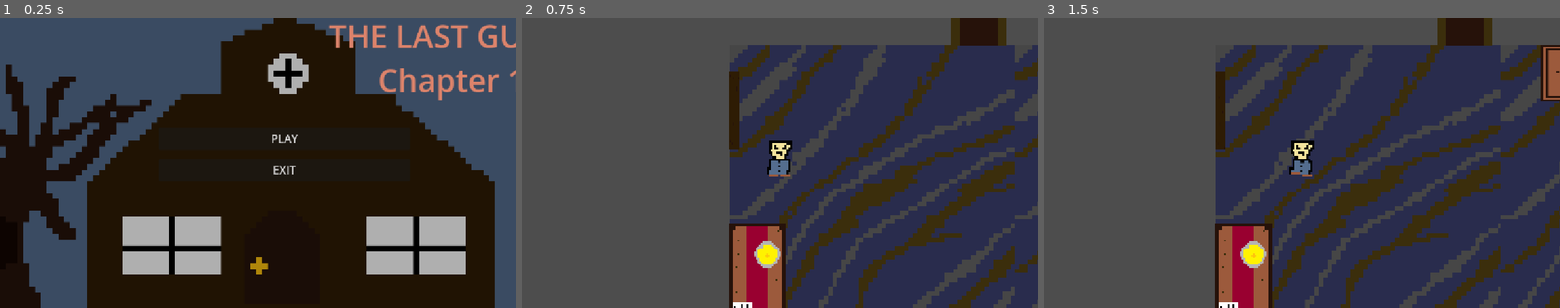
Above: before the commit, frames 1-3 (left to right).
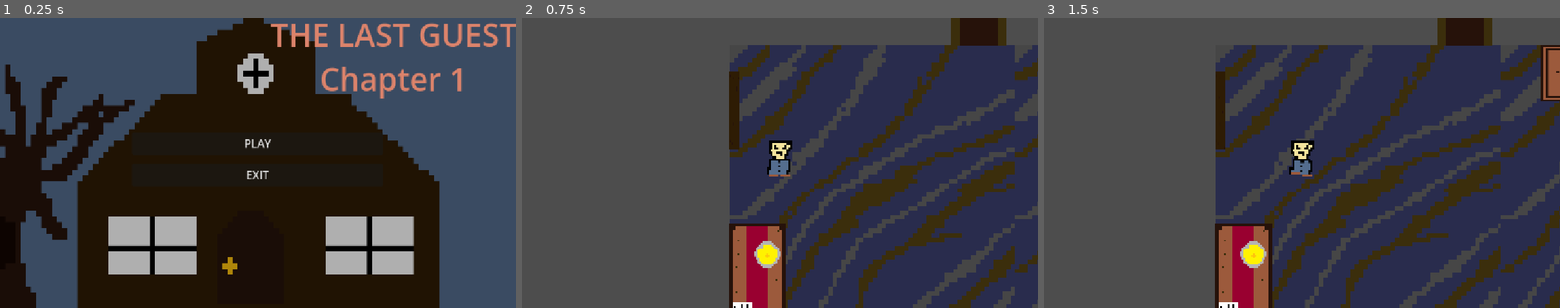
Above: after the commit, the same moments.

Repository: szilveszterbiro7/week3
Game: Godot game, scene res://Scenes/main_menu.tscn
Two runs of this game, one before a commit and one after it. Both use one fixed random seed, a clock stepped at 60 frames per second and the inputs below.
Inputs (mouse positions are in pixels of both pictures, inside the frame that each line leads up to):
- Up to frame 1 (0.25 s): no input
- Up to frame 2 (0.75 s): click "PLAY" at 0.5 s
- Up to frame 3 (1.5 s): tap Enter at 1.25 s; move the mouse to (1415, 148) at 1.27 s; hold D (right) from 1.28 s (still down); hold E (interact) from 1.28 s (still down); click (1415, 148) at 1.42 s

The runs differ from the first frame. In frame 1, 25% of the frame differs, in the area x 0-100%, y 0-100%; in frame 2, nothing differs; in frame 3, nothing differs.

Commit message:
Final update

Diff:
--- a/Scenes/main_menu.tscn
+++ b/Scenes/main_menu.tscn
@@ -14,9 +14,10 @@
 
 [node name="TextureRect" type="TextureRect" parent="." unique_id=836786013]
 layout_mode = 0
-offset_right = 1150.0
+offset_right = 1154.0
 offset_bottom = 652.0
 texture = ExtResource("2_1ehe0")
+expand_mode = 1
 
 [node name="Overlay" type="ColorRect" parent="." unique_id=599078636]
 layout_mode = 0
@@ -26,10 +27,10 @@
 
 [node name="Title" type="Label" parent="." unique_id=3271242]
 layout_mode = 0
-offset_left = 689.0
-offset_top = -8.0
-offset_right = 1329.0
-offset_bottom = 187.0
+offset_left = 559.0
+offset_top = -11.0
+offset_right = 1199.0
+offset_bottom = 184.0
 theme_override_colors/font_color = Color(0.8618314, 0.5126951, 0.41851303, 1)
 theme_override_font_sizes/font_size = 70
 text = "THE LAST GUEST
@@ -38,10 +39,10 @@
 
 [node name="MenuButtons" type="VBoxContainer" parent="." unique_id=1438929496]
 layout_mode = 0
-offset_left = 355.0
-offset_top = 245.0
-offset_right = 915.0
-offset_bottom = 375.0
+offset_left = 295.0
+offset_top = 256.0
+offset_right = 855.0
+offset_bottom = 386.0
 theme_override_constants/separation = 20
 
 [node name="Play" type="Button" parent="MenuButtons" unique_id=214966584]
Not shown, added: export_presets.cfg
Not shown, added: exports/index.apple-touch-icon.png.import
Not shown, added: exports/index.icon.png.import
Not shown, added: exports/index.png.import
Not shown, added: exports/index.apple-touch-icon.png
Not shown, added: exports/index.audio.position.worklet.js
Not shown, added: exports/index.audio.worklet.js
Not shown, added: exports/index.icon.png
Not shown, added: exports/index.js
Not shown, added: exports/index.pck
Not shown, added: exports/index.png
Not shown, added: exports/index.wasm
(and 2 more such lines)
